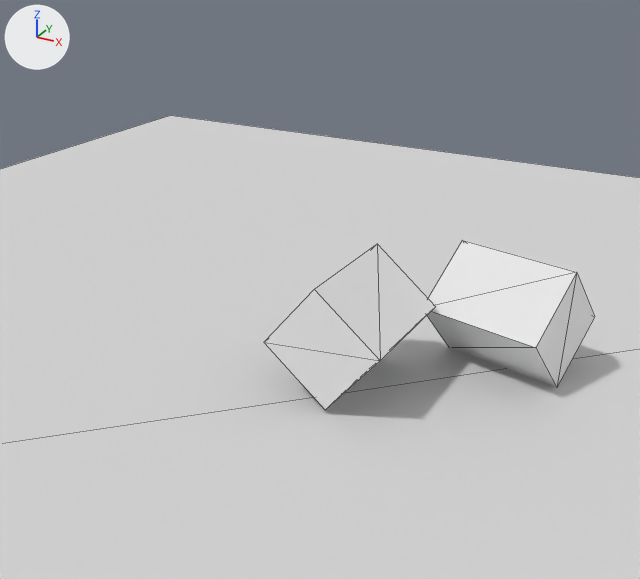
One commit to the glTF model assets/models/simple.glb: the scene before it, then after it.
Both versions are drawn from a 50 mm camera at (8.05, -15.63, 10.27) aimed at (-0.41, -0.25, 2.58). Arrows for +X, +Y and +Z are at upper left; the lights stay in place. Mesh edges are drawn as thin lines. Where no turn or scale is listed for an object, it has been applied to the vertices.
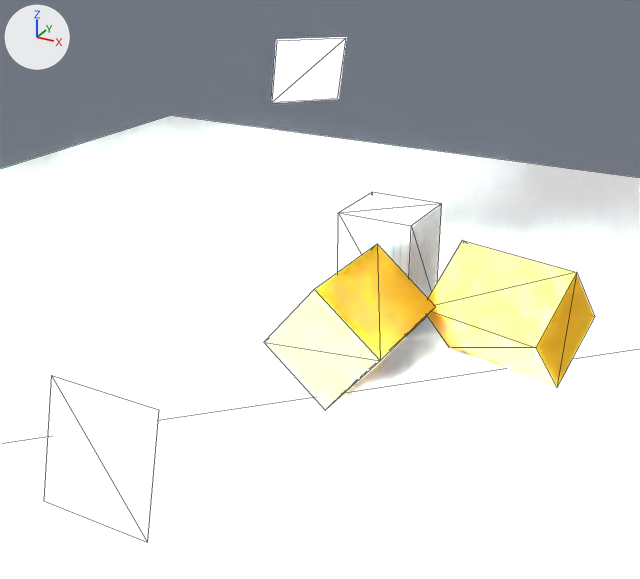
Edits to the bpy script that builds the scene:
```text
Add img_wood_floorboards_texture_softer_bump:
    img_wood_floorboards_texture_softer_bump = load_image('wood-floorboards-texture-softer-bump', '_unpacked/wood-floorboards-texture-softer-bump', 2048, 2048, 'sRGB')
Change mat_sphere:
    mat_sphere.base_color: (0.8, 0.8, 0.8) -> (0.8, 0.442, 0.0)  # white #e7e7e7 -> yellow #e7b100
Add mat_light_001:
    mat_light_001 = principled_material('light.001')
    mat_light_001.base_color = (0.8, 0.8, 0.8)  # white #e7e7e7
    mat_light_001.emission_strength = 500.0
Add mat_light:
    mat_light = principled_material('light')
    mat_light.base_color = (0.8, 0.8, 0.8)  # white #e7e7e7
    mat_light.emission_strength = 2000.0
Add mat_sphere_001:
    mat_sphere_001 = principled_material('sphere.001')
    mat_sphere_001.texture = img_wood_floorboards_texture_softer_bump
    mat_sphere_001.roughness = 1.0
Add me_plane_002:
    me_plane_002.from_pydata([(-0.97, -0.44, -0.93), (0.44, 0.97, -0.93), (-0.44, -0.97, 0.93), (0.97, 0.44, 0.93)], [], [(0, 1, 3), (0, 3, 2)])
    me_plane_002.materials.append(mat_light_001)  # white #e7e7e7
Add me_plane_001:
    me_plane_001.from_pydata([(-1.0, 0.24, 0.97), (1.0, 0.24, 0.97), (-1.0, -0.24, -0.97), (1.0, -0.24, -0.97)], [], [(0, 1, 3), (0, 3, 2)])
    me_plane_001.materials.append(mat_light)  # white #e7e7e7
Add me_cube_002:
    me_cube_002.from_pydata(...)  # a box spanning x -1.0..1.0, y -1.0..1.0, z -1.0..2.0
    me_cube_002.materials.append(mat_sphere_001)  # picture img_wood_floorboards_texture_softer_bump
Add ob_plane_001:
    ob_plane_001 = bpy.data.objects.new('Plane.001', me_plane_002)
    ob_plane_001.location = (-4.77, 6.99, 5.78)
Add ob_plane:
    ob_plane = bpy.data.objects.new('Plane', me_plane_001)
    ob_plane.location = (0.0, -7.68, 2.86)
Add ob_cube_002:
    ob_cube_002 = bpy.data.objects.new('Cube.002', me_cube_002)
    ob_cube_002.location = (-0.83, 4.27, 1.05)
```

What differs and where, as boxes (x1, y1, x2, y2) in the pictures (640 x 579 px):
'Cube.001', recoloured (white to beige)
    both: (427, 240, 594, 387)
'Cube', recoloured
    both: (264, 244, 436, 410)
'Plane', added
    after: (44, 376, 159, 542)
'Cube.002', added
    after: (338, 192, 442, 327)
'Plane.001', added
    after: (273, 38, 346, 102)
